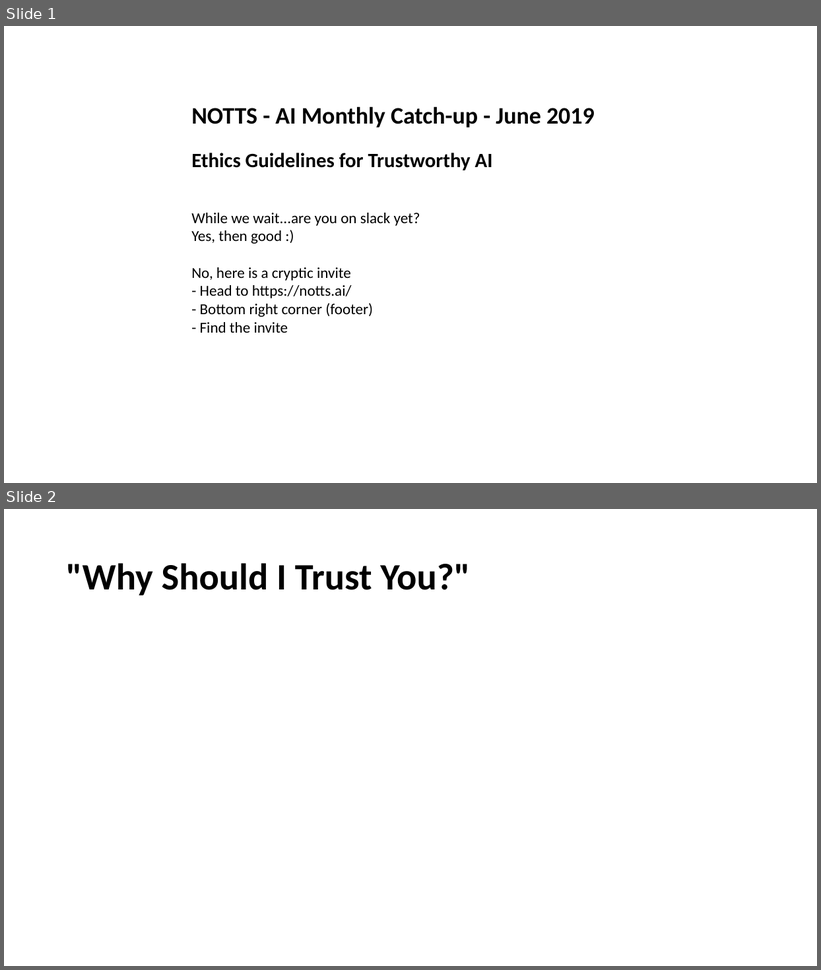
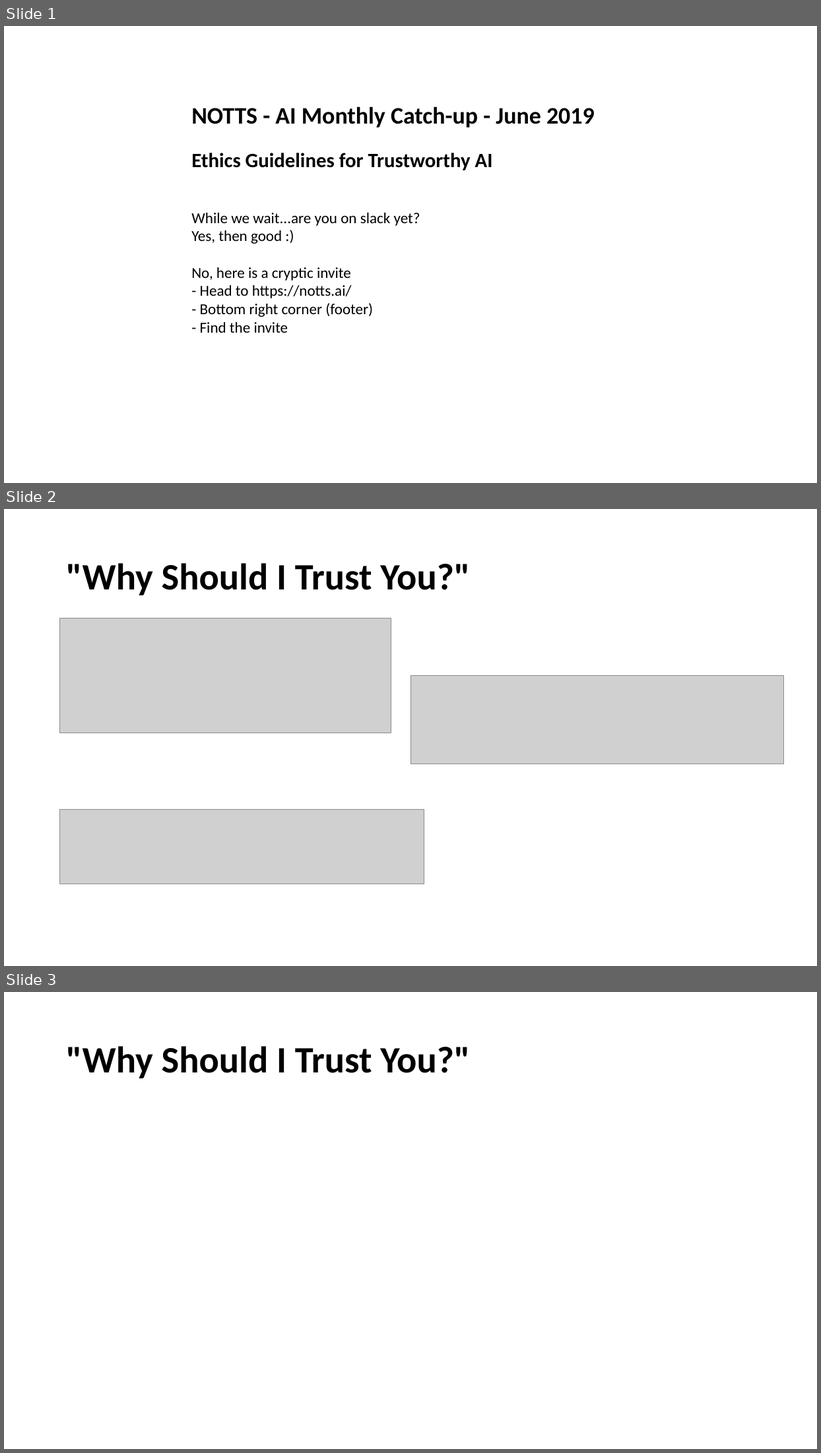
Before and after one commit to Lazymindz/nottsai-meetup-june19-2019, a slide deck: Slides.pptx. Shown one above the other, each under a label of ours: slides 1 and 2 before the commit, slides 1, 2 and 3 after it. The pictures are 821x970 and 821x1453 pixels, drawn with LibreOffice and Linux fonts; fonts in the diff are those of the drawing; grey boxes stand for pictures. Boxes give left, top, right and bottom in pixels: in the first picture for what was removed or moved away, otherwise in the second. Text is boxed around its words. In the diff, an @@ line names an element or a change of style, - is before the commit and + after.

Commit message:
updates

```diff
--- a/Slides.pptx
+++ b/Slides.pptx
@@ slide 2 added at (4,509,817,966), background #FFFFFF @@
@@ title added at (66,563,470,595), 44 pt, text #000000, bold @@
+"Why Should I Trust You?"
@@ picture added at (60,618,391,733) @@
@@ picture added at (411,675,784,764) @@
@@ picture added at (60,810,424,885) @@
@@ what was slide 2 is now slide 3 @@
```
